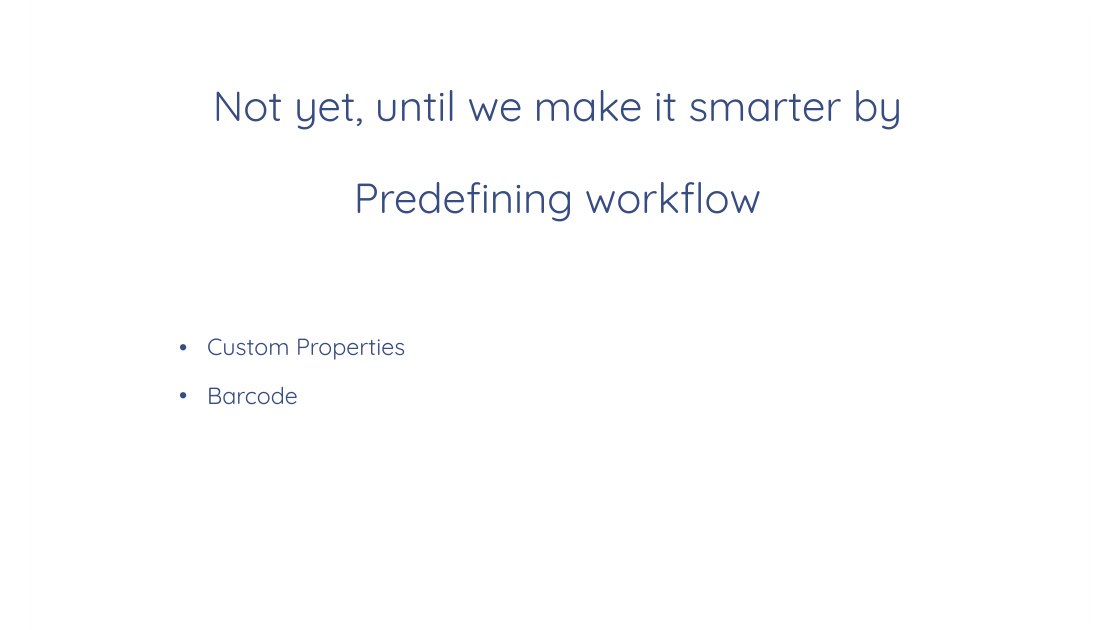
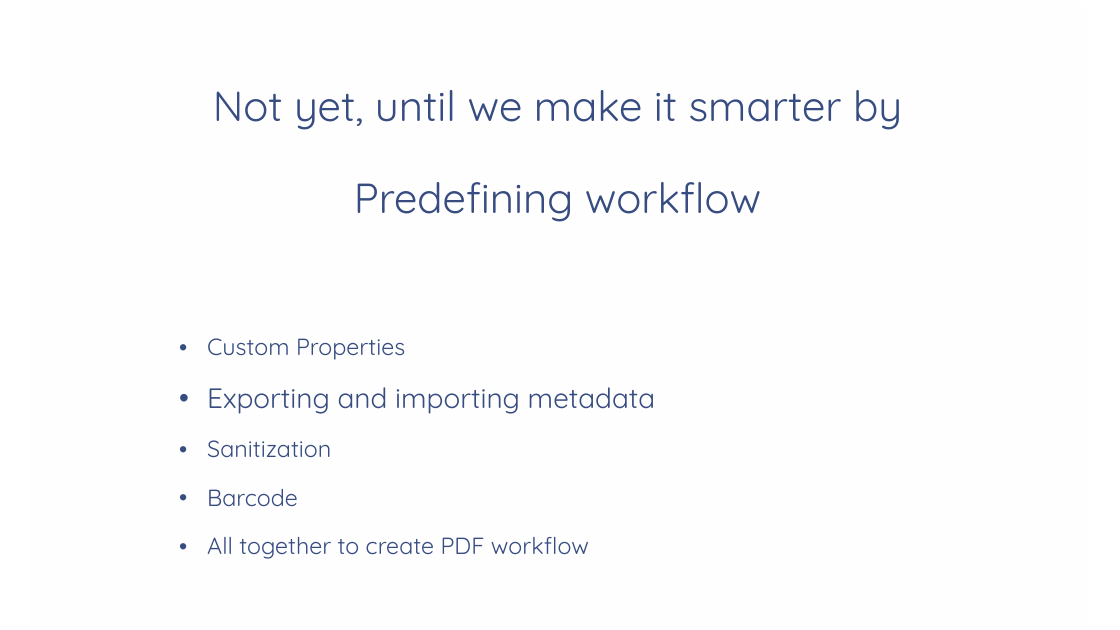
Before and after one commit to cfclick/CFSummit2016, a slide deck: slide 7 of powerpoint/SmartPDF/Don't Just PDF.pptx. Drawn at 1120x630 pixels with LibreOffice and Linux fonts; fonts in the diff are those of the drawing; background and template pictures are left out. Boxes give left, top, right and bottom in pixels: in the first picture for what was removed or moved away, otherwise in the second. Text is boxed around its words. In the diff, an @@ line names an element or a change of style, - is before the commit and + after.

Commit message:
work in progress for smartPDF

```diff
--- a/powerpoint/SmartPDF/Don't Just PDF.pptx
+++ b/powerpoint/SmartPDF/Don't Just PDF.pptx
@@ text at (x1=207, y1=387, x2=656, y2=458): paragraphs added @@
+• Exporting and importing metadata
+• Sanitization
@@ text at (x1=207, y1=537, x2=589, y2=559): paragraph added @@
+• All together to create PDF workflow
```
Also in this commit, not shown: 1 other slide changed, 7 slides added, 1 slide removed, 1 other file.
